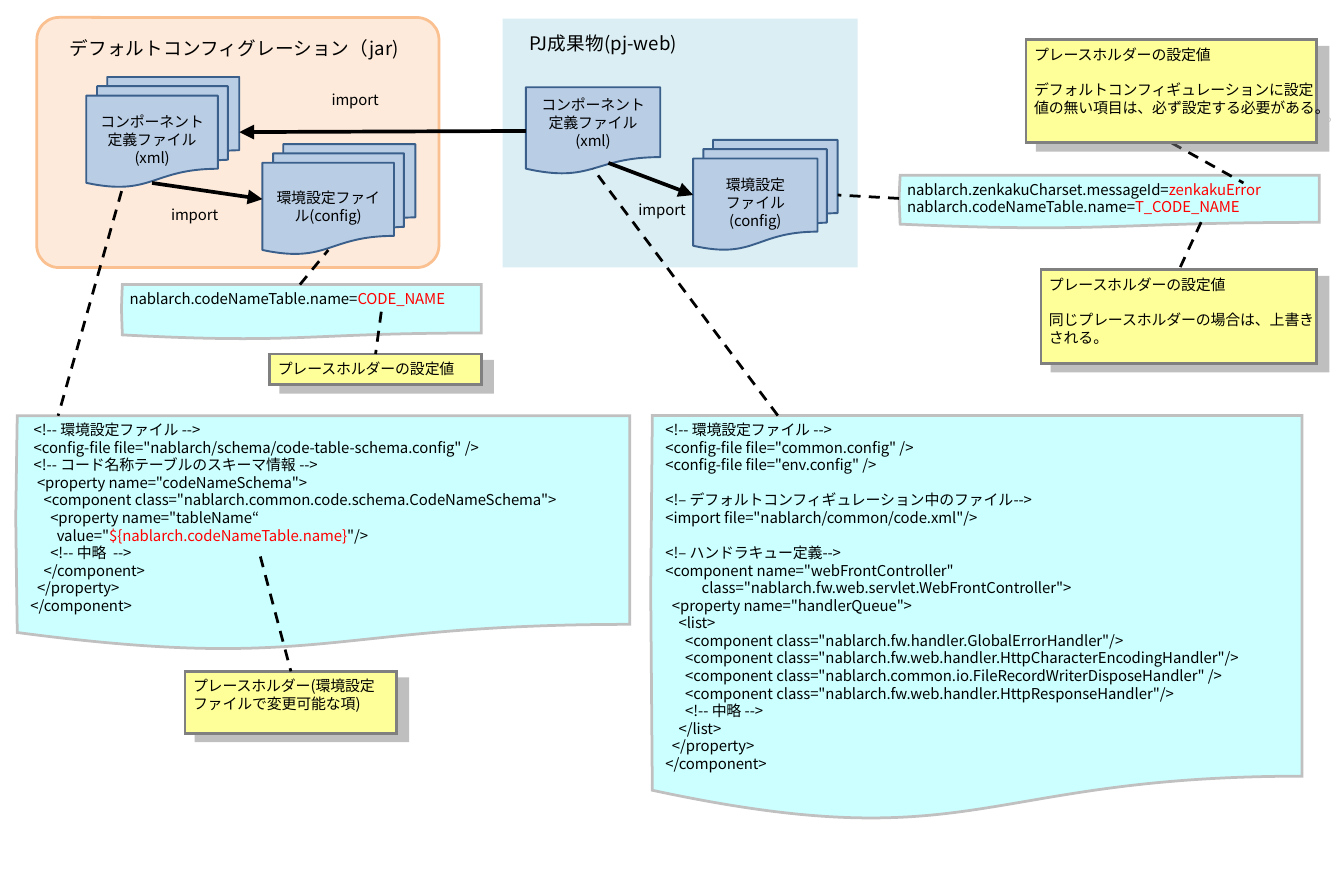
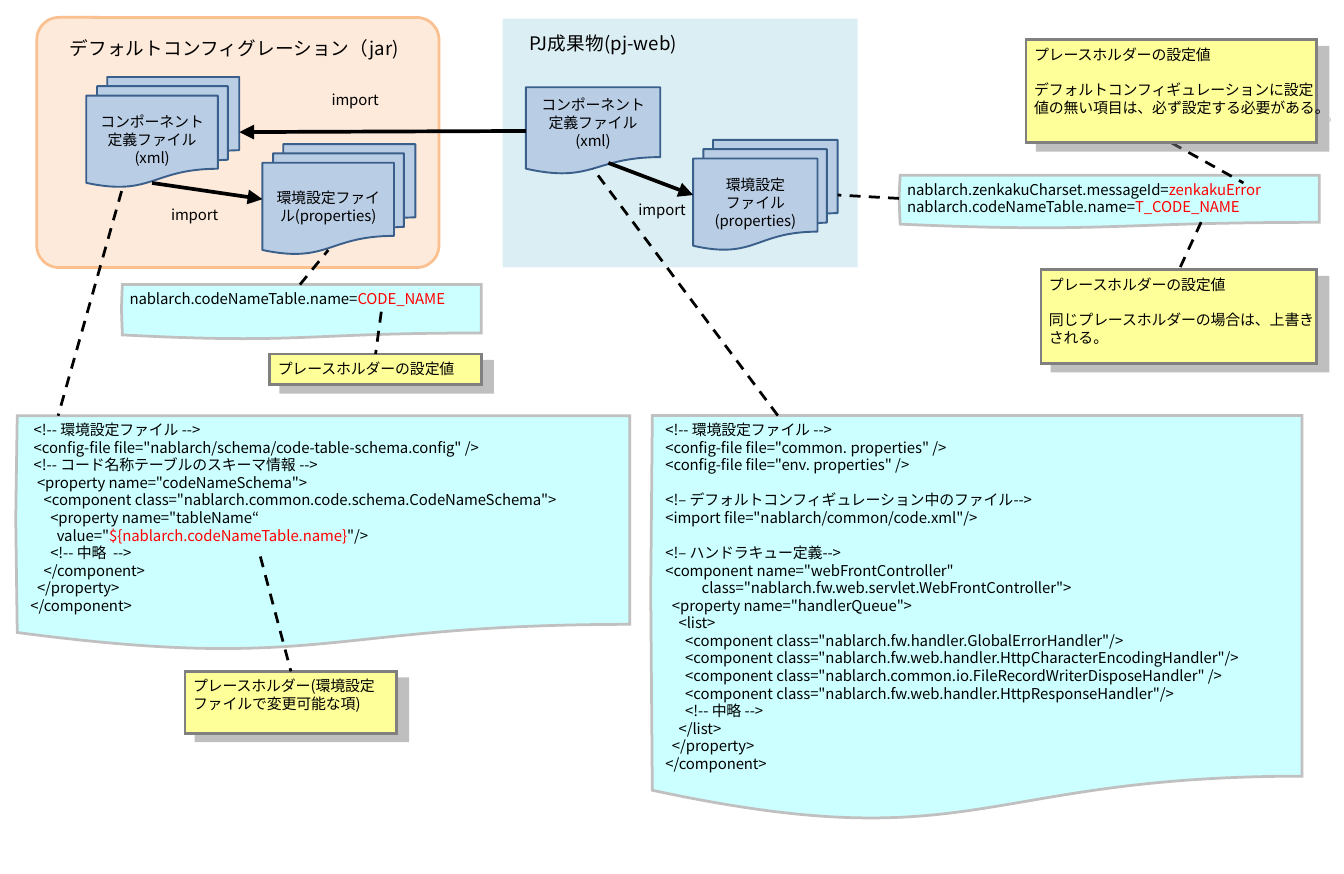
Before and after one commit to nablarch/nablarch-document, a slide deck: slide 1 of ja/application_framework/application_framework/setting_guide/CustomizingConfigurations/_images.pptx. Drawn at 1344x874 pixels with LibreOffice and Linux fonts; fonts in the diff are those of the drawing. Boxes give left, top, right and bottom in pixels: in the first picture for what was removed or moved away, otherwise in the second. Text is boxed around its words. In the diff, an @@ line names an element or a change of style, - is before the commit and + after.

Commit message:
既存のconfigファイルという記述をpropertiesファイルに統一（日本語）

```diff
--- a/ja/application_framework/application_framework/setting_guide/CustomizingConfigurations/_images.pptx
+++ b/ja/application_framework/application_framework/setting_guide/CustomizingConfigurations/_images.pptx
@@ text in flow chart multidocument at [277, 190, 381, 225]: text changed @@
-環境設定ファイル(config)
+環境設定ファイル(properties)
@@ text in flow chart multidocument at [715, 196, 797, 230]: text changed @@
-ファイル(config)
+ファイル(properties)
@@ text in freeform shape at [665, 441, 930, 474]: text changed @@
-<config-file file="common.config" />
-<config-file file="env.config" />
+<config-file file="common. properties" />
+<config-file file="env. properties" />
```
Also in this commit, not shown: 16 other files.
